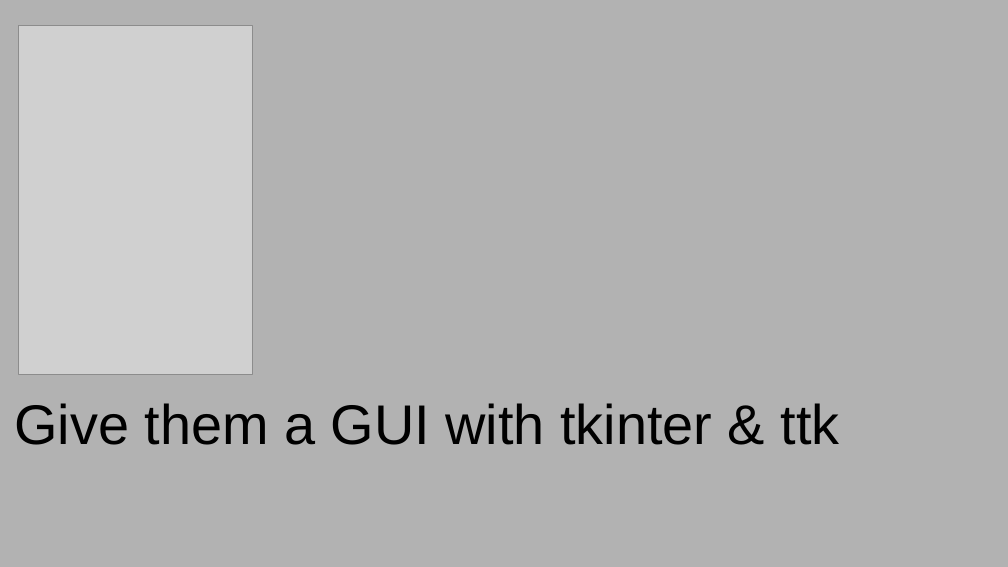
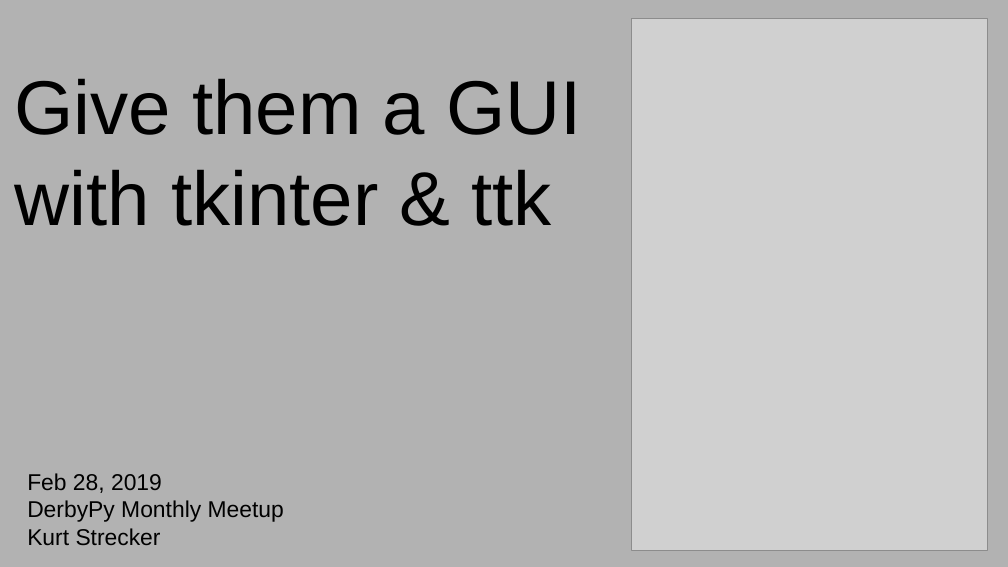
Before and after one commit to kstrckr/Heat_Pype, a slide deck: slide 1 of Give them a GUI slides.odp. Drawn at 1008x567 pixels with LibreOffice and Linux fonts; fonts in the diff are those of the drawing; grey boxes stand for pictures. Boxes give left, top, right and bottom in pixels: in the first picture for what was removed or moved away, otherwise in the second. Text is boxed around its words. In the diff, an @@ line names an element or a change of style, - is before the commit and + after.

```diff
--- a/Give them a GUI slides.odp
+++ b/Give them a GUI slides.odp
@@ picture: place and size @@
-picture at bbox=[18, 25, 252, 375]
+picture at bbox=[631, 18, 988, 551]
@@ title "Give them a GUI with ...": place and size @@
-title "Give them a GUI with ..." at bbox=[14, 403, 840, 445]
+title "Give them a GUI with ..." at bbox=[15, 78, 581, 226]
@@ title "Give them a GUI with ..." at bbox=[15, 78, 581, 226]: size 44 to 60 pt @@
@@ text added at bbox=[27, 473, 284, 545], 18 pt, text #000000 @@
+Feb 28, 2019
+DerbyPy Monthly Meetup
+Kurt Strecker
```
Also in this commit, not shown: 2 other slides changed, 6 slides added, 1 slide removed, 1 other file.
